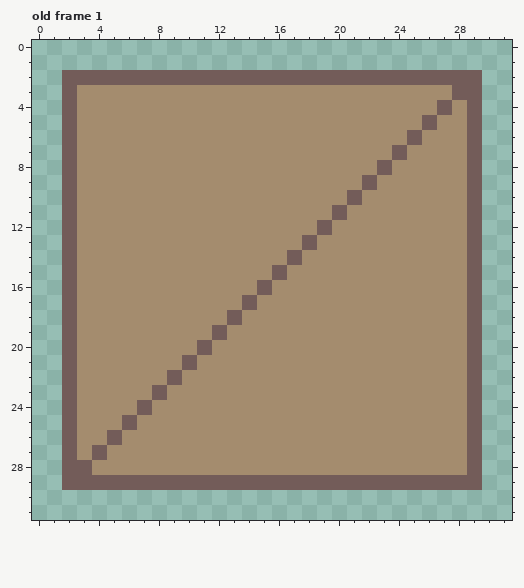
Two states of a pixel-art file, assets/mockup/module.aseprite. The picture above was drawn from the file before the commit.
32x32 pixels, 5 frames. Shown: old frame 1.
The same view after the edit:
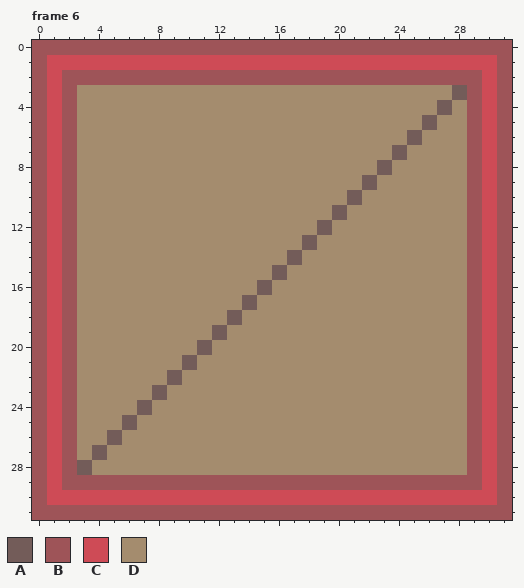
Palette (. is transparent): A #735c59  B #9e5458  C #ce4b56  D #a48c6e
A new or re-ordered frame is compared with the old frame closest to it.
Edits made:
frames 5 -> 6
Frame 6 is new; against old frame 1:
The author put colour B in row 0 at x 0 to 31; in rows 1 to 30 at x 0 and 31; in row 31 at x 0 to 31.
Colour A becomes colour B in row 2 at x 2 to 29; in rows 3 to 28 at x 2 and 29; in row 29 at x 2 to 29.
The author put colour C in row 1 at x 1 to 30; in rows 2 to 29 at x 1 and 30; in row 30 at x 1 to 30.
